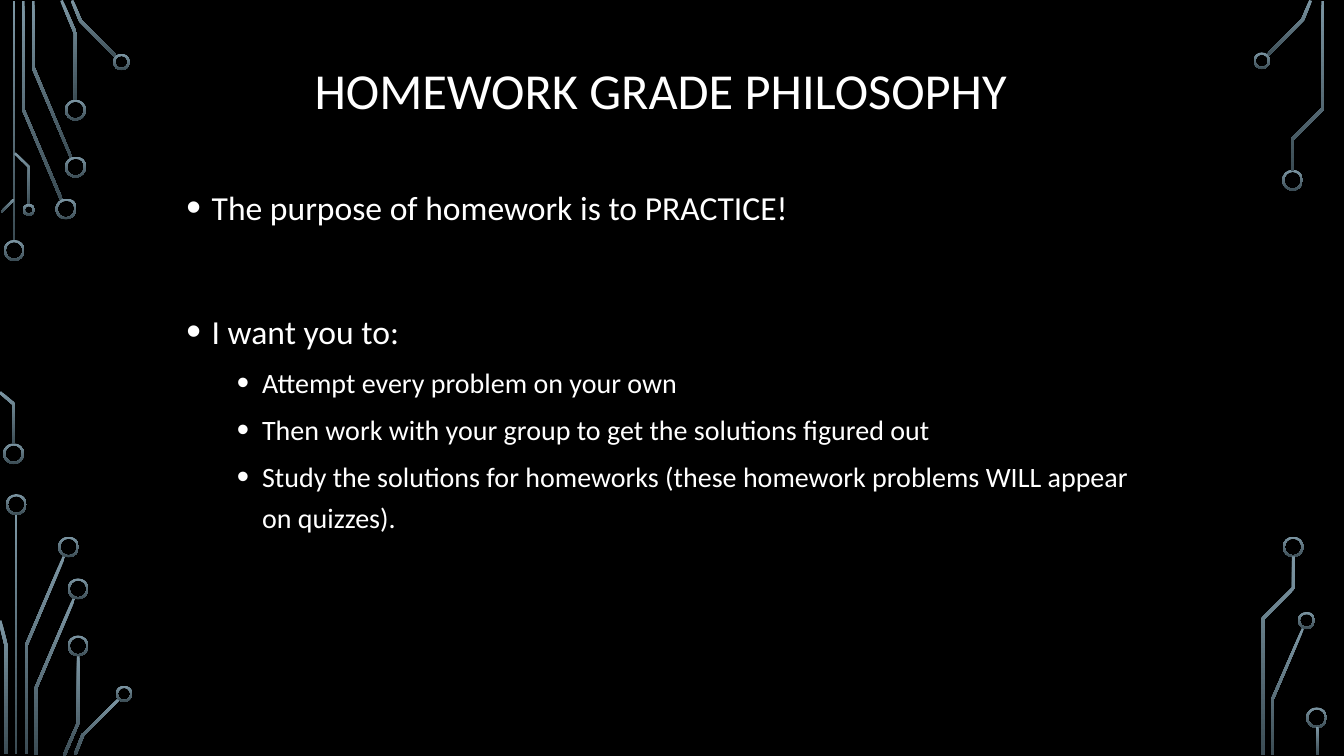
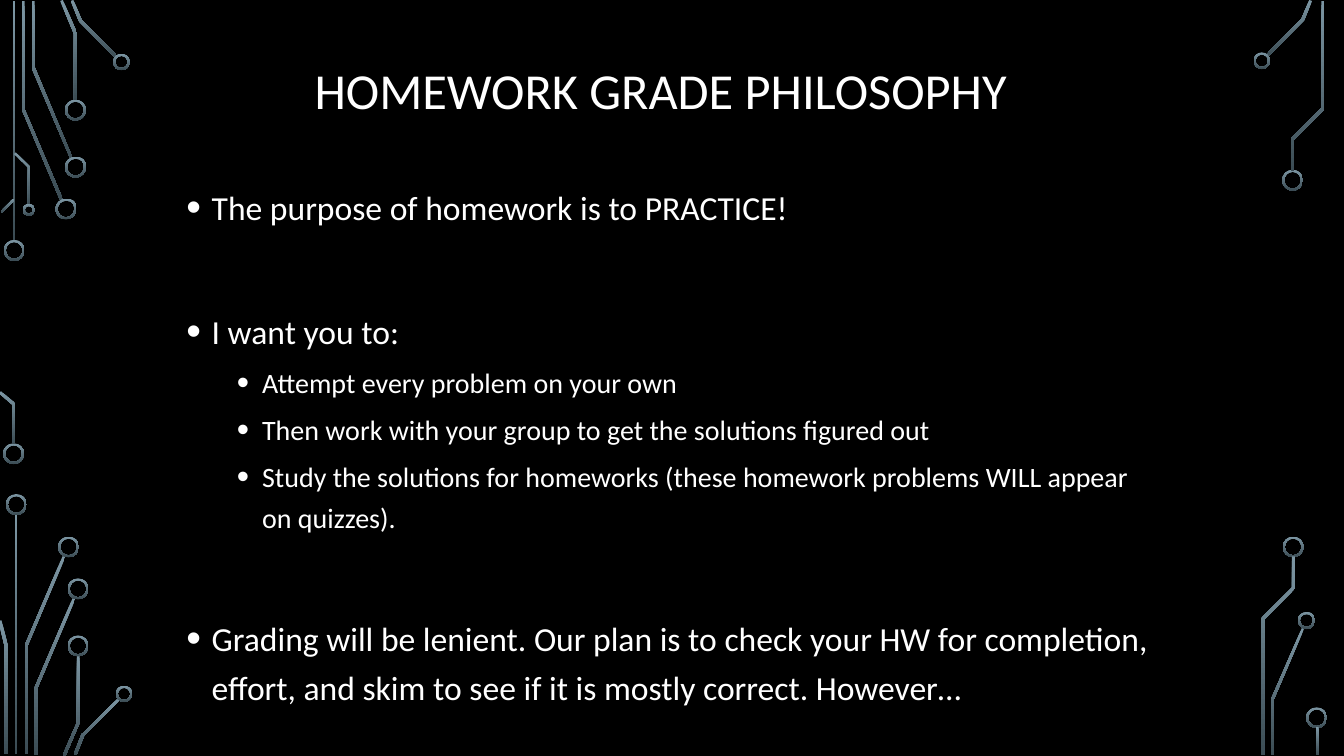
Before and after one commit to markfloryan/dmt2, a slide deck: slide 26 of slides/00-CourseIntroduction.pptx (slide 22 before the commit). Drawn at 1344x756 pixels with LibreOffice and Linux fonts; fonts in the diff are those of the drawing; background and template pictures are left out. Boxes give left, top, right and bottom in pixels: in the first picture for what was removed or moved away, otherwise in the second. Text is boxed around its words. In the diff, an @@ line names an element or a change of style, - is before the commit and + after.

```diff
--- a/slides/00-CourseIntroduction.pptx
+++ b/slides/00-CourseIntroduction.pptx
@@ text at (212, 627, 1148, 706): paragraph added @@
+• Grading will be lenient. Our plan is to check your HW for completion, effort, and skim to see if it is mostly correct. However…
```
Also in this commit, not shown: 10 other slides changed, 6 slides added, 1 slide removed, 10 other files.
